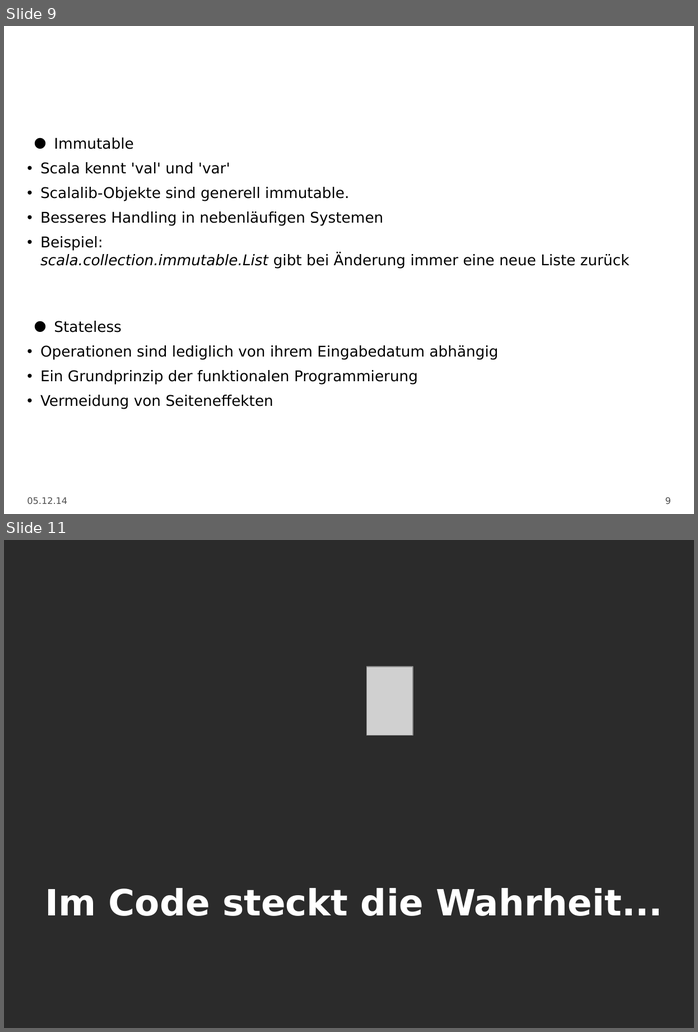
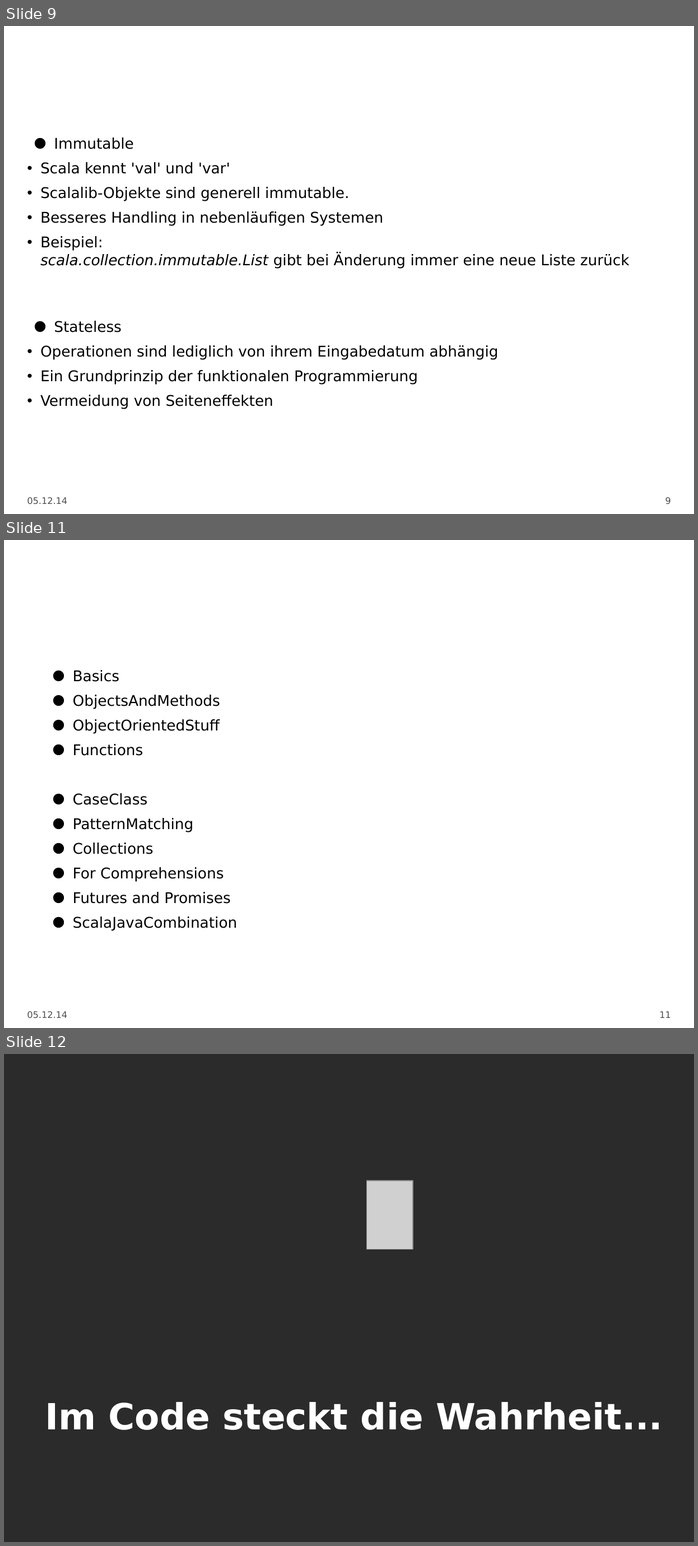
Before and after one commit to DarkToast/scala-techtalk, a slide deck: Scala.odp. Shown one above the other, each under a label of ours: slides 9 and 11 before the commit, slides 9, 11 and 12 after it; the slides between them are not shown. The pictures are 698x1032 and 698x1546 pixels, drawn with LibreOffice and Linux fonts; fonts in the diff are those of the drawing; grey boxes stand for pictures; background and template pictures are left out; a plain dark background stands for a picture behind light text. Boxes give left, top, right and bottom in pixels: in the first picture for what was removed or moved away, otherwise in the second. Text is boxed around its words. In the diff, an @@ line names an element or a change of style, - is before the commit and + after.

```diff
--- a/Scala.odp
+++ b/Scala.odp
@@ slide 11 added at [4,540,694,1028], background picture (left out); not listed: 2 template elements that a slide beside it also shows @@
@@ title added at [27,540,648,609], 36 pt, text #FFFFFF, bold @@
+Code Demo
@@ text added at [73,670,238,931], 18 pt, text #000000 @@
+• Basics
+• ObjectsAndMethods
+• ObjectOrientedStuff
+• Functions
+• CaseClass
+• PatternMatching
+• Collections
+• For Comprehensions
+• Futures and Promises
+• ScalaJavaCombination
@@ what was slide 11 is now slide 12 @@
```
Also in this commit, not shown: 4 slides changed, 3 other files.
